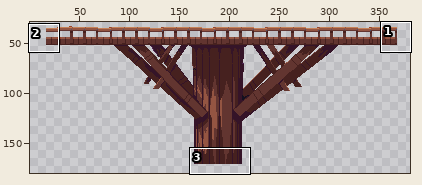
One commit to this pixel-art file: Sprites/HomeTown-Bridge.aseprite. The first picture is a wide view before the edit; the outline marks the close-up.
Close-up. As it was:
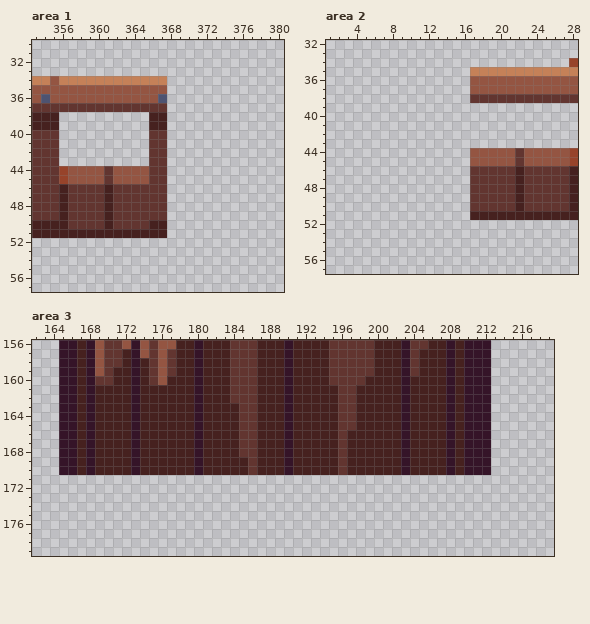
381x180 pixels, 1 frame. Shown: area 1: x 353..380, y 30..57; area 2: x 1..28, y 32..57; area 3: x 162..219, y 156..179. The old version is drawn lined up with the new one. The wide view leaves out empty margins.
And afterwards:
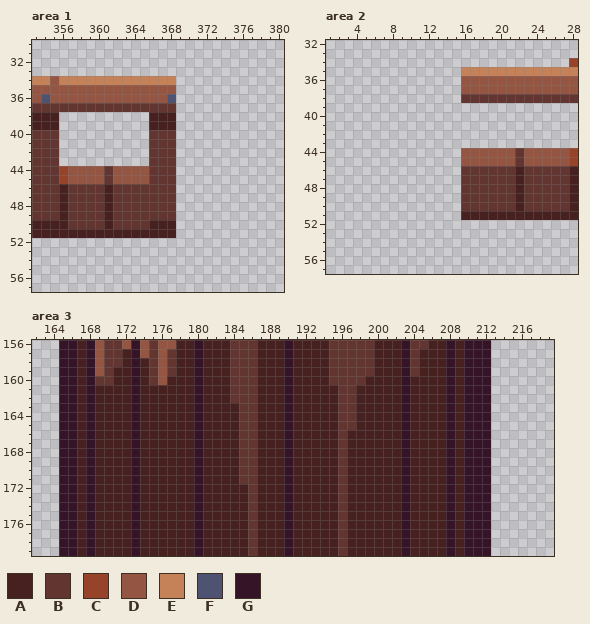
Palette (. is transparent): A #46211f  B #623530  C #97432a  D #945542  E #c58158  F #4e5371  G #351428
Diff:
whole drawing moved by +0,-9 (the old picture is shown already moved)
--- area 1
@@ x 365..370 @@
 33 ......
-34 EEE...
-35 DDD...
-36 DDF...
-37 BBB...
-38 .AA...
-39 .AA...
-40 .BB...
-41 .BB...
-42 .BB...
-43 .BB...
-44 DBB...
-45 DBB...
-46 BBB...
-47 BBB...
-48 BBB...
-49 BBB...
-50 BAA...
-51 AAA...
+34 EEEE..
+35 DDDD..
+36 DDDF..
+37 BBBB..
+38 .AAA..
+39 .AAA..
+40 .BBB..
+41 .BBB..
+42 .BBB..
+43 .BBB..
+44 DBBB..
+45 DBBB..
+46 BBBB..
+47 BBBB..
+48 BBBB..
+49 BBBB..
+50 BAAA..
+51 AAAA..
 52 ......
--- area 2
@@ x 14..18 @@
 34 .....
-35 ...EE
-36 ...DD
-37 ...DD
-38 ...BB
+35 ..EEE
+36 ..DDD
+37 ..DDD
+38 ..BBB
 39 .....
@@ x 14..18 @@
 43 .....
-44 ...DD
-45 ...DD
-46 ...BB
-47 ...BB
-48 ...BB
-49 ...BB
-50 ...BB
-51 ...AA
+44 ..DDD
+45 ..DDD
+46 ..BBB
+47 ..BBB
+48 ..BBB
+49 ..BBB
+50 ..BBB
+51 ..AAA
 52 .....
--- area 3
@@ x 162..219 @@
 168 ...GGAGAAAAGAAAAAAGAAAABBAAAGAAAAABAAAAAAGAAAAGAGGG.......
-169 ...GGAGAAAAGAAAAAAGAAAAABAAAGAAAAABAAAAAAGAAAAGAGGG.......
-170 ...GGAGAAAAGAAAAAAGAAAAABAAAGAAAAABAAAAAAGAAAAGAGGG.......
-171 ..........................................................
-172 ..........................................................
-173 ..........................................................
-174 ..........................................................
-175 ..........................................................
-176 ..........................................................
-177 ..........................................................
-178 ..........................................................
-179 ..........................................................
+169 ...GGAGAAAAGAAAAAAGAAAABBAAAGAAAAABAAAAAAGAAAAGAGGG.......
+170 ...GGAGAAAAGAAAAAAGAAAABBAAAGAAAAABAAAAAAGAAAAGAGGG.......
+171 ...GGAGAAAAGAAAAAAGAAAABBAAAGAAAAABAAAAAAGAAAAGAGGG.......
+172 ...GGAGAAAAGAAAAAAGAAAAABAAAGAAAAABAAAAAAGAAAAGAGGG.......
+173 ...GGAGAAAAGAAAAAAGAAAAABAAAGAAAAABAAAAAAGAAAAGAGGG.......
+174 ...GGAGAAAAGAAAAAAGAAAAABAAAGAAAAABAAAAAAGAAAAGAGGG.......
+175 ...GGAGAAAAGAAAAAAGAAAAABAAAGAAAAABAAAAAAGAAAAGAGGG.......
+176 ...GGAGAAAAGAAAAAAGAAAAABAAAGAAAAABAAAAAAGAAAAGAGGG.......
+177 ...GGAGAAAAGAAAAAAGAAAAABAAAGAAAAABAAAAAAGAAAAGAGGG.......
+178 ...GGAGAAAAGAAAAAAGAAAAABAAAGAAAAABAAAAAAGAAAAGAGGG.......
+179 ...GGAGAAAAGAAAAAAGAAAAABAAAGAAAAABAAAAAAGAAAAGAGGG.......
